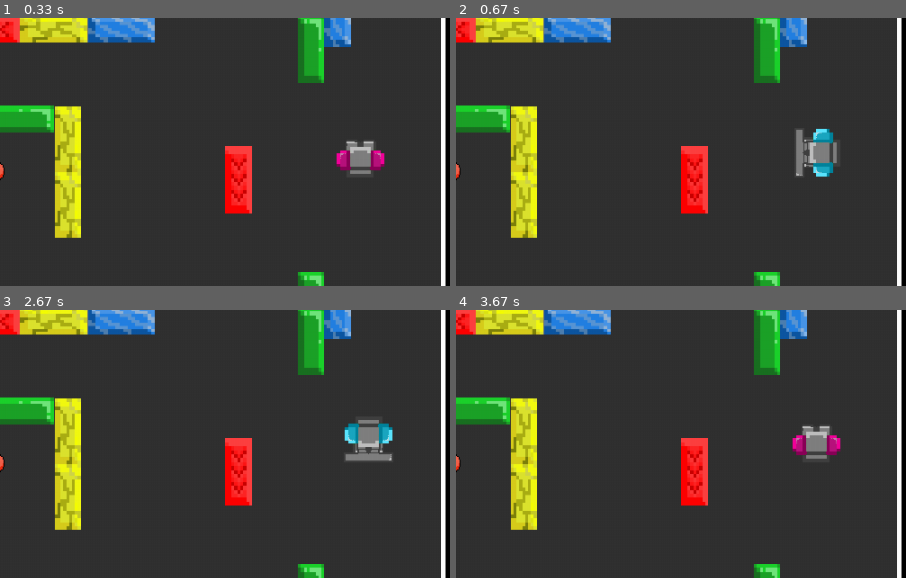
Above: before the commit, frames 1-4 (two rows, left to right).
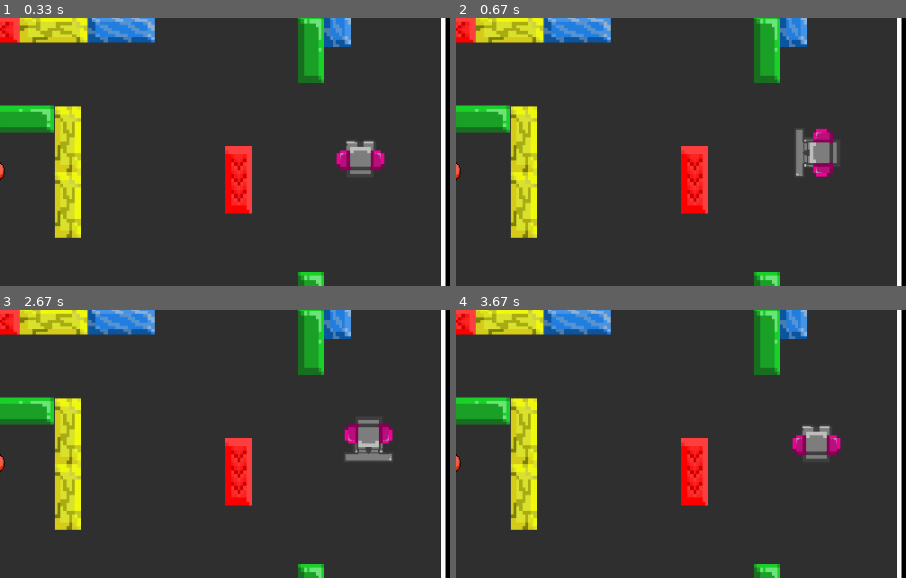
Above: after the commit, the same moments.

Repository: klissiadev/dodgebot_pygame
Game: pygame game, started from dodgebots-pygame.py
Two runs of this game, one before a commit and one after it. Both use one fixed random seed, a clock stepped at 60 frames per second and the inputs below.
Inputs:
- Up to frame 1 (0.33 s): no input
- Up to frame 2 (0.67 s): tap Space at 0.33 s
- Up to frame 3 (2.67 s): hold Right 0.67-1.13 s; hold D 0.67-1.13 s; tap Space at 0.73, 1.03, 1.23, 1.57, 1.87, 2.07, 2.37, 2.63 s; tap E at 0.82, 2.15 s; hold Up 1.17-1.47 s; hold W 1.17-1.47 s; hold Right 1.5-1.97 s; hold D 1.5-1.97 s; hold Left 2-2.53 s; hold A 2-2.53 s; hold Down from 2.57 s (still down); hold S from 2.57 s (still down)
- Up to frame 4 (3.67 s): release Down at 2.87 s; release S at 2.87 s; hold Left 2.9-3.3 s; hold A 2.9-3.3 s; tap Space at 2.97, 3.27, 3.4 s; hold Up from 3.33 s (still down); hold W from 3.33 s (still down); tap E at 3.48 s
The pictures show only the part of the screen within x 50-100%, y 28-77%; the shares and areas given below are measured in that part.

Frame 1 is identical in both runs. In frame 2, 0.4% of the frame differs, in the area x 79-84%, y 41-60%; in frame 3, 0.5%, in the area x 76-88%, y 42-50%; in frame 4, nothing differs.

Commit message:
Correction of special block and modularization of the players class

Diff:
--- a/dodgebots-pygame.py
+++ b/dodgebots-pygame.py
@@ -1,4 +1,5 @@
 import pygame
+from util import players as pl
 from util import blocks as bc
 
 pygame.init()
@@ -70,146 +71,10 @@
     def draw(self, surface):
         surface.blit(self.image, self.rect.topleft)
 
-
     def check_collision(self, blocks):
         for block in blocks:
             if self.rect.colliderect(block.rect):
                 block.apply_effect(self,blocks)
-
-
-# Player Class
-class Player(pygame.sprite.Sprite):
-    def __init__(self, x, y, controls, images):
-        super().__init__()
-        self.images = {
-            'normal': pygame.transform.scale(pygame.image.load(images['normal']).convert_alpha(), (60, 60)),
-            'normal_right': pygame.transform.scale(pygame.image.load(images['normal_right']).convert_alpha(), (60, 60)),
-            'normal_left': pygame.transform.scale(pygame.image.load(images['normal_left']).convert_alpha(), (60, 60)),
-            'normal_down': pygame.transform.scale(pygame.image.load(images['normal_down']).convert_alpha(), (60, 60)),
-            'throwing': pygame.transform.scale(pygame.image.load(images['throwing']).convert_alpha(), (60, 60)),
-            'defense': pygame.transform.scale(pygame.image.load(images['defense']).convert_alpha(), (60, 60))
-        }
-        self.image = self.images['normal']
-        self.orientation = "Left"
-        self.rect = self.image.get_rect(topleft=(x, y))
-        self.x = x
-        self.y = y
-        self.speed = 0.4
-        self.controls = controls  # Set controls
-        self.holding_ball = False
-        self.defending = False
-
-    def move(self, keys, blocks, ball):
-        dx, dy = 0, 0
-
-        if keys[self.controls['left']]:
-            dx = -self.speed
-        if keys[self.controls['right']]:
-            dx = self.speed
-        if keys[self.controls['up']]:
-            dy = -self.speed
-        if keys[self.controls['down']]:
-            dy = self.speed
-
-        self.x += dx
-        self.y += dy
-        self.rect.topleft = (self.x, self.y)
-
-        if self.check_collision(blocks):
-            self.x -= dx
-            self.y -= dy
-            self.rect.topleft = (self.x, self.y)
-        self.rect.topleft = (self.x, self.y)
-
-        if self.rect.left < BORDER_THICKNESS:
-            self.rect.left = BORDER_THICKNESS + 5
-        if self.rect.right > FIELD_WIDTH:
-            self.rect.right = FIELD_WIDTH
-        if self.rect.top < 80:
-            self.rect.top = 80
-        if self.rect.bottom > 80 + FIELD_HEIGHT:
-            self.rect.bottom = 70 + FIELD_HEIGHT
-
-        self.check_holdingball(ball)
-
-    def check_collision(self, blocks):
-        for block in blocks:
-            if self.rect.colliderect(block.rect):
-                return True
-        return False
-
-    def check_holdingball(self, ball):
-        if self.rect.colliderect(ball.rect) and not ball.in_move:
-            ball.rect.topleft = (self.x, self.rect.y)  # Mantém a bola com o jogador
-            self.holding_ball = True  # O jogador está segurando a bola
-
-            # Resetar as velocidades da bola para que o jogador possa lançar novamente
-            ball.speed_x = 2  # Ou outro valor inicial padrão
-            ball.speed_y = 2
-
-    def update_animation(self,keys, ball):
-        if keys[self.controls['left']]:
-            self.orientation = "Left"
-            self.image = self.images['normal_left']
-        if keys[self.controls['right']]:
-            self.orientation = "Right"
-            self.image = self.images['normal_right']
-        if keys[self.controls['up']]:
-            self.orientation = "Up"
-            self.image = self.images['normal']
-        if keys[self.controls['down']]:
-            self.orientation = "Down"
-            self.image = self.images['normal_down']
-        if self.holding_ball:
-            self.image = self.images['throwing']
-            self.flip_image()
-        if keys[self.controls['defend_or_throw']]:
-            if not ball.in_move and self.holding_ball:
-                self.define_ball_position(ball)
-                ball.in_move = True
-                self.holding_ball = False
-            else:
-                self.image = self.images['defense']
-                self.flip_image()
-
-
-    def define_ball_position(self, ball):
-        if self.orientation == "Left":
-            ball.x = self.x - BALL_WIDTH
-            ball.y = self.y + 30 - BALL_RADIUS
-            ball.speed_x *= -5
-            ball.speed_y = 0
-        elif self.orientation == "Right":
-            ball.x = self.x + 60
-            ball.y = self.y + 30 - BALL_RADIUS
-            ball.speed_x *= 5
-            ball.speed_y = 0
-        elif self.orientation == "Up":
-            ball.x = self.x + 30 - BALL_RADIUS
-            ball.y = self.y - BALL_HEIGHT
-            ball.speed_x = 0
-            ball.speed_y *= -5
-        elif self.orientation == "Down":
-            ball.x = self.x + 30 - BALL_RADIUS
-            ball.y = self.y + 60
-            ball.speed_x = 0
-            ball.speed_y *= 5
-
-    def flip_image(self):
-        if self.orientation == "Right":
-            angle = -90
-        elif self.orientation == "Left":
-            angle = 90
-        elif self.orientation == "Up":
-            angle = 0
-        elif self.orientation == "Down":
-            angle = 180
-        self.image = pygame.transform.rotate(self.image, angle)
-        self.rect = self.image.get_rect(center= self.image.get_rect(center=self.rect.center).center)
-
-    def draw(self, surface):
-        surface.blit(self.image, self.rect.topleft)
-
 
 # Controls for Player 1 (WASD + E for defense/attack) and player 2 (Arrow keys + Space for defense/attack)
 player1_controls = {
@@ -242,13 +107,15 @@
     'normal_right': './assets/players/normal2_right.png',
     'normal_left': './assets/players/normal2_left.png',
     'normal_down': './assets/players/normal2_down.png',
-    'throwing': './assets/players/throwing.png',
-    'defense': './assets/players/defense.png'
+    'throwing': './assets/players/throwing2.png',
+    'defense': './assets/players/defense2.png'
 }
 
+pl.get_global_variables(BORDER_THICKNESS, FIELD_WIDTH, FIELD_HEIGHT, BALL_WIDTH, BALL_HEIGHT, BALL_RADIUS)
+
 # Create the two players
-player1 = Player(60, FIELD_HEIGHT / 2 + 30, player1_controls, player1_image)
-player2 = Player(FIELD_WIDTH - 120, FIELD_HEIGHT / 2 + 30, player2_controls, player2_image)
+player1 = pl.Player(60, FIELD_HEIGHT / 2 + 30, player1_controls, player1_image)
+player2 = pl.Player(FIELD_WIDTH - 120, FIELD_HEIGHT / 2 + 30, player2_controls, player2_image)
 
 # loop
 running = True
--- a/util/blocks.py
+++ b/util/blocks.py
@@ -9,7 +9,7 @@
 SCREEN_HEIGHT = 0
 
 def get_size(width, height, screen_height):
-    global FIELD_WIDTH, FIELD_HEIGHT, SCREEN_WIDTH, SCREEN_HEIGHT
+    global FIELD_WIDTH, FIELD_HEIGHT, SCREEN_HEIGHT
     FIELD_WIDTH = width - 20
     FIELD_HEIGHT = height
     SCREEN_HEIGHT = screen_height
@@ -35,17 +35,22 @@
         surface.blit(self.image, self.rect.topleft)
 
     def apply_effect(self, ball, blocks):
-        if self.block_type == "horizontal-solid" or self.block_type == "vertical-solid":
-            ball.speed_x = -ball.speed_x
-            ball.speed_y = -ball.speed_y
-        if self.block_type == "horizontal-breakable" or self.block_type == "vertical-breakable":
-            ball.speed_x = -ball.speed_x
-            ball.speed_y = -ball.speed_y
+        if self.block_type in ["horizontal-solid", "vertical-solid"]:
+            ball.speed_x = -ball.speed_x * random.uniform(0.8, 1.2)
+            ball.speed_y = -ball.speed_y * random.uniform(0.8, 1.2)
+        if self.block_type in ["horizontal-breakable", "vertical-breakable"]:
+            ball.speed_x = -ball.speed_x * random.uniform(0.8, 1.2)
+            ball.speed_y = -ball.speed_y * random.uniform(0.8, 1.2)
             blocks.remove(self)
-        if self.block_type == "horizontal-chaotic" or self.block_type == "vertical-chaotic":
-            random_speed = random.randint(105,120)/100
-            ball.speed_x = ball.speed_x * -random_speed
-            ball.speed_y = ball.speed_y * -random_speed
+        if self.block_type in ["horizontal-chaotic", "vertical-chaotic"]:
+
+            random_speed = random.uniform(0.9, 1.06)  # Variação maior para tornar mais caótico
+            random_direction_x = random.choice([-1, 1])  # Aleatoriamente inverte o eixo X
+            random_direction_y = random.choice([-1, 1])  # Aleatoriamente inverte o eixo Y
+
+            ball.speed_x = ball.speed_x * random_speed * random_direction_x
+            ball.speed_y = ball.speed_y * random_speed * random_direction_y
+
 
 def blocks_overlap(block1, block2):
     return block1.rect.colliderect(block2.rect)
--- /dev/null
+++ b/util/players.py
@@ -0,0 +1,152 @@
+import pygame
+
+BORDER_THICKNESS = 0
+FIELD_WIDTH = 0
+FIELD_HEIGHT = 0
+BALL_WIDTH = 0
+BALL_HEIGHT = 0
+BALL_RADIUS = 0
+angle = 0
+
+def get_global_variables(border,field_w,field_h, ball_w, ball_y,ball_rad):
+    global BORDER_THICKNESS, FIELD_WIDTH, FIELD_HEIGHT, BALL_WIDTH, BALL_HEIGHT, BALL_RADIUS
+    BORDER_THICKNESS = border
+    FIELD_WIDTH = field_w
+    FIELD_HEIGHT = field_h
+    BALL_WIDTH = ball_w
+    BALL_HEIGHT = ball_y
+    BALL_RADIUS = ball_rad
+
+# Player Class
+class Player(pygame.sprite.Sprite):
+    def __init__(self, x, y, controls, images):
+        super().__init__()
+        self.images = {
+            'normal': pygame.transform.scale(pygame.image.load(images['normal']).convert_alpha(), (60, 60)),
+            'normal_right': pygame.transform.scale(pygame.image.load(images['normal_right']).convert_alpha(), (60, 60)),
+            'normal_left': pygame.transform.scale(pygame.image.load(images['normal_left']).convert_alpha(), (60, 60)),
+            'normal_down': pygame.transform.scale(pygame.image.load(images['normal_down']).convert_alpha(), (60, 60)),
+            'throwing': pygame.transform.scale(pygame.image.load(images['throwing']).convert_alpha(), (60, 60)),
+            'defense': pygame.transform.scale(pygame.image.load(images['defense']).convert_alpha(), (60, 60))
+        }
+        self.image = self.images['normal']
+        self.orientation = "Left"
+        self.rect = self.image.get_rect(topleft=(x, y))
+        self.x = x
+        self.y = y
+        self.speed = 0.4
+        self.controls = controls  # Set controls
+        self.holding_ball = False
+        self.defending = False
+
+    def move(self, keys, blocks, ball):
+        dx, dy = 0, 0
+
+        if keys[self.controls['left']]:
+            dx = -self.speed
+        if keys[self.controls['right']]:
+            dx = self.speed
+        if keys[self.controls['up']]:
+            dy = -self.speed
+        if keys[self.controls['down']]:
+            dy = self.speed
+
+        self.x += dx
+        self.y += dy
+        self.rect.topleft = (self.x, self.y)
+
+        if self.check_collision(blocks):
+            self.x -= dx
+            self.y -= dy
+            self.rect.topleft = (self.x, self.y)
+        self.rect.topleft = (self.x, self.y)
+
+        if self.rect.left < BORDER_THICKNESS:
+            self.rect.left = BORDER_THICKNESS + 5
+        if self.rect.right > FIELD_WIDTH:
+            self.rect.right = FIELD_WIDTH
+        if self.rect.top < 80:
+            self.rect.top = 80
+        if self.rect.bottom > 80 + FIELD_HEIGHT:
+            self.rect.bottom = 70 + FIELD_HEIGHT
+
+        self.check_holdingball(ball)
+
+    def check_collision(self, blocks):
+        for block in blocks:
+            if self.rect.colliderect(block.rect):
+                return True
+        return False
+
+    def check_holdingball(self, ball):
+        if self.rect.colliderect(ball.rect) and not ball.in_move:
+            ball.rect.topleft = (self.x, self.rect.y)  # Mantém a bola com o jogador
+            self.holding_ball = True  # O jogador está segurando a bola
+
+            # Resetar as velocidades da bola para que o jogador possa lançar novamente
+            ball.speed_x = 2  # Ou outro valor inicial padrão
+            ball.speed_y = 2
+
+    def update_animation(self,keys, ball):
+        if keys[self.controls['left']]:
+            self.orientation = "Left"
+            self.image = self.images['normal_left']
+        if keys[self.controls['right']]:
+            self.orientation = "Right"
+            self.image = self.images['normal_right']
+        if keys[self.controls['up']]:
+            self.orientation = "Up"
+            self.image = self.images['normal']
+        if keys[self.controls['down']]:
+            self.orientation = "Down"
+            self.image = self.images['normal_down']
+        if self.holding_ball:
+            self.image = self.images['throwing']
+            self.flip_image()
+        if keys[self.controls['defend_or_throw']]:
+            if not ball.in_move and self.holding_ball:
+                self.define_ball_position(ball)
+                ball.in_move = True
+                self.holding_ball = False
+            else:
+                self.image = self.images['defense']
+                self.flip_image()
+
+
+    def define_ball_position(self, ball):
+        if self.orientation == "Left":
+            ball.x = self.x - BALL_WIDTH
+            ball.y = self.y + 30 - BALL_RADIUS
+            ball.speed_x *= -5
+            ball.speed_y = 1
+        elif self.orientation == "Right":
+            ball.x = self.x + 60
+            ball.y = self.y + 30 - BALL_RADIUS
+            ball.speed_x *= 5
+            ball.speed_y = 1
+        elif self.orientation == "Up":
+            ball.x = self.x + 30 - BALL_RADIUS
+            ball.y = self.y - BALL_HEIGHT
+            ball.speed_x = 1
+            ball.speed_y *= -5
+        elif self.orientation == "Down":
+            ball.x = self.x + 30 - BALL_RADIUS
+            ball.y = self.y + 60
+            ball.speed_x = 1
+            ball.speed_y *= 5
+
+    def flip_image(self):
+        global angle
+        if self.orientation == "Right":
+            angle = -90
+        elif self.orientation == "Left":
+            angle = 90
+        elif self.orientation == "Up":
+            angle = 0
+        elif self.orientation == "Down":
+            angle = 180
+        self.image = pygame.transform.rotate(self.image, angle)
+        self.rect = self.image.get_rect(center= self.image.get_rect(center=self.rect.center).center)
+
+    def draw(self, surface):
+        surface.blit(self.image, self.rect.topleft)
Binary file added: assets/players/defense2.png
Binary file added: assets/players/throwing2.png
